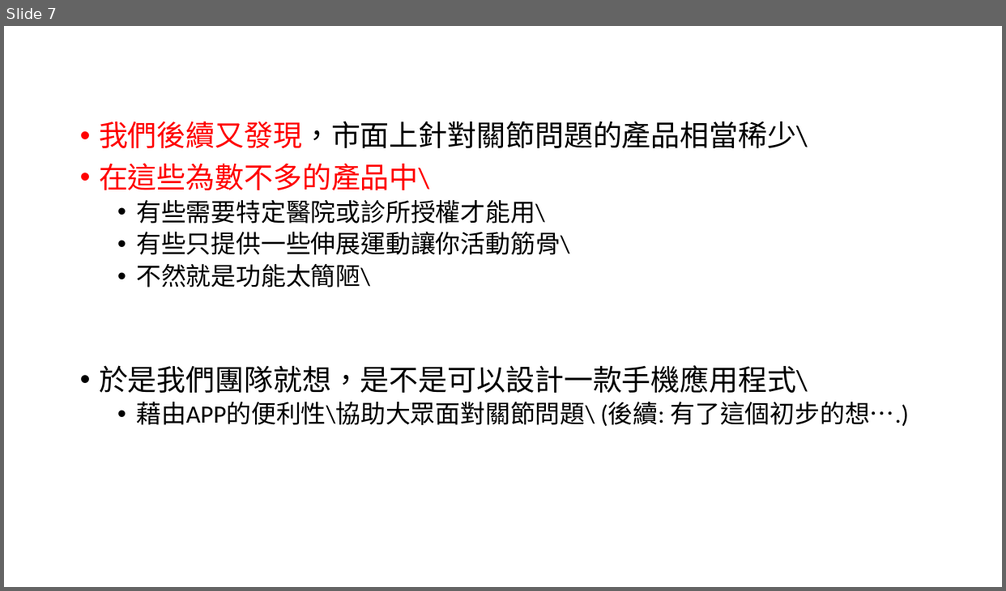
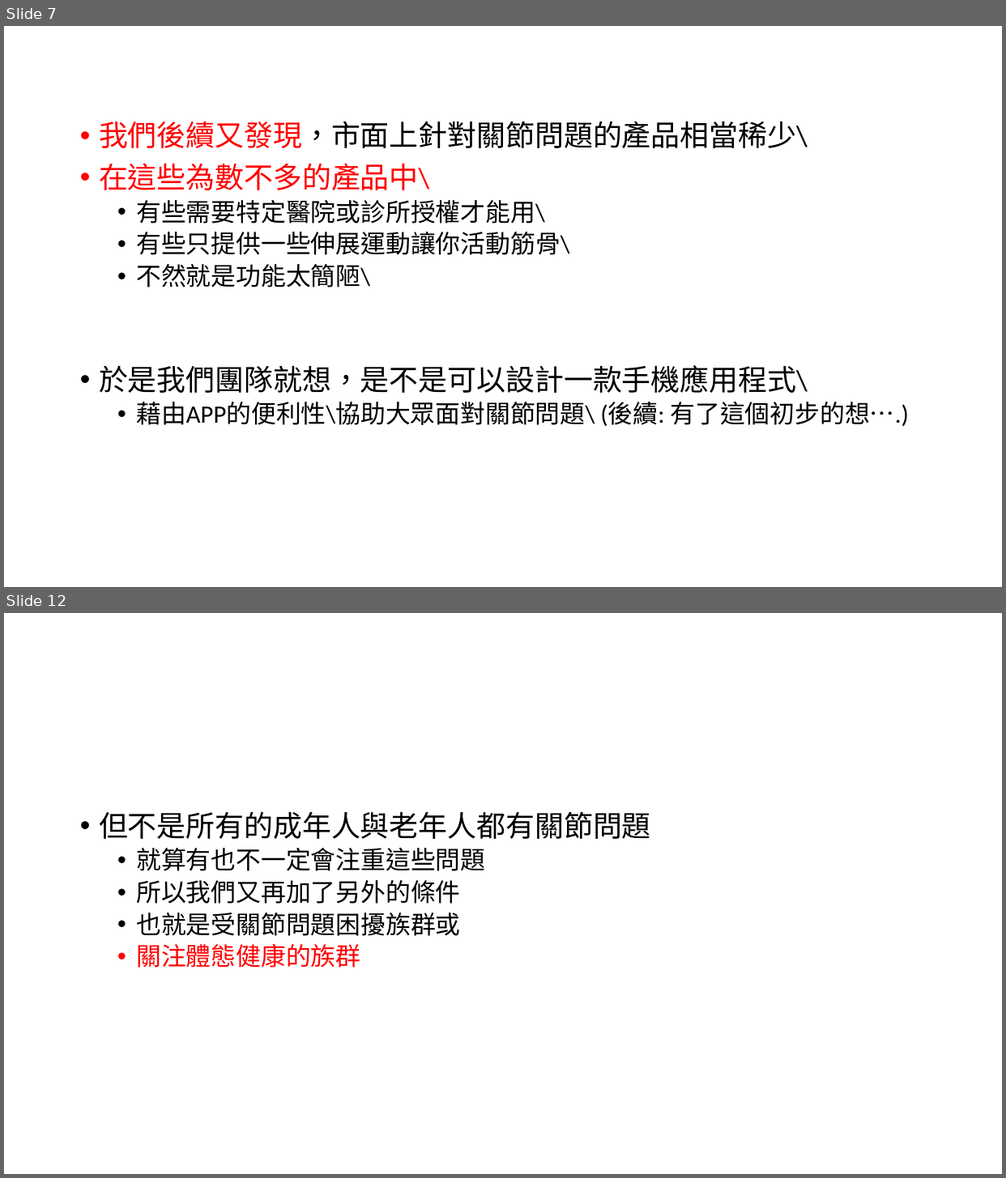
Before and after one commit to michaelchen1225/-, a slide deck: 整合/報告/要點.pptx. Shown one above the other, each under a label of ours: slide 7 before the commit, slides 7 and 12 after it; the slides between them are not shown. The pictures are 1006x591 and 1006x1178 pixels, drawn with LibreOffice and Linux fonts; fonts in the diff are those of the drawing. Boxes give left, top, right and bottom in pixels: in the first picture for what was removed or moved away, otherwise in the second. Text is boxed around its words. In the diff, an @@ line names an element or a change of style, - is before the commit and + after.

```diff
--- a/整合/報告/要點.pptx
+++ b/整合/報告/要點.pptx
@@ slide 12 added at (4, 613, 1002, 1174), background #FFFFFF @@
@@ text added at (99, 811, 651, 968), 24 pt, text #000000 @@
+• 但不是所有的成年人與老年人都有關節問題
+  • 就算有也不一定會注重這些問題
+  • 所以我們又再加了另外的條件
+  • 也就是受關節問題困擾族群或
+  • 關注體態健康的族群
```
Also in this commit, not shown: 4 slides changed, 2 other slides added, 2 other files.
